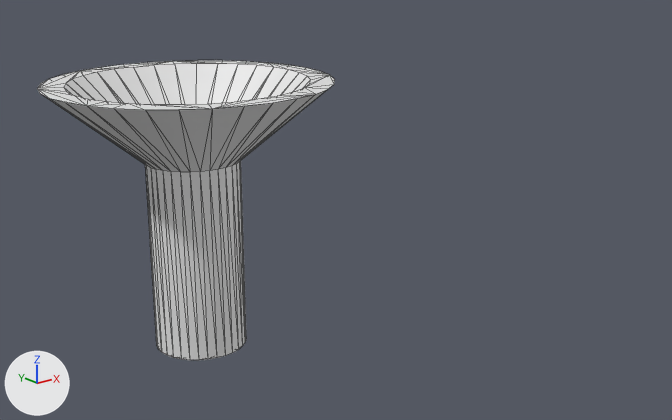
The glTF model exploder/assets/gumball_machine.glb: old version first, new version second.
Rendered twice from a 50 mm camera at (-11.5, -20.2, 8.3) aimed at (10.3, 7.1, -2.6). The axes (+X, +Y, +Z) are drawn at lower left. The lights are the same throughout. Mesh edges are drawn as thin lines. Where no turn or scale is listed for an object, it has been applied to the vertices.

Before the edit, the objects in view are built like this:
```python
me_cone = bpy.data.meshes.new('Cone')
me_cone.from_pydata(...)  # 192 vertices, 384 faces; spans x -3.6..3.6, y -3.6..3.6, z -6.0..1.0
ob_cone = bpy.data.objects.new('Cone', me_cone)
ob_cone.location = (0.0, 0.0, 3.5)
```
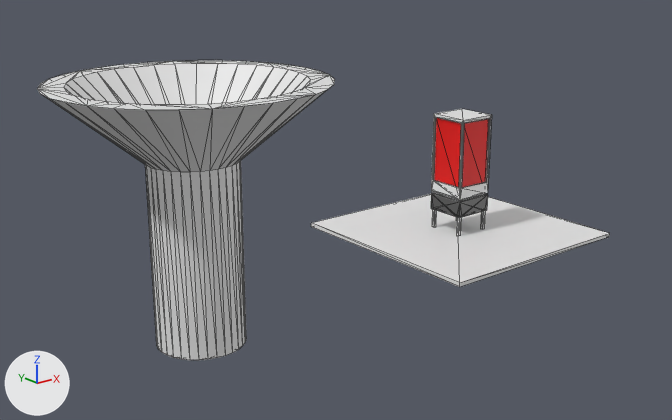
The newer file is also turned or shifted as a whole; pictures and numbers use the older file's frame.

Patch to the scene script:
```diff
--- a/exploder/assets/gumball_machine.glb.py
+++ b/exploder/assets/gumball_machine.glb.py
@@ mat_invisible @@
+mat_invisible = principled_material('invisible')
+mat_invisible.base_color = (0.8, 0.00149, 0.0)  # red #e70500
@@ me_cube_003 @@
+me_cube_003.from_pydata(...)  # a box spanning x -5.36..5.36, y -5.35..5.35, z -0.1..0.1
@@ me_inner_box_mesh @@
+me_inner_box_mesh.from_pydata(...)  # a box spanning x -0.9..0.9, y -0.9..0.9, z -2.17..1.62
+me_inner_box_mesh.materials.append(mat_invisible)  # red #e70500
@@ me_cube_001 @@
+me_cube_001.from_pydata(...)  # 100 vertices, 246 faces; spans x -1.0..1.0, y -1.0..1.0, z -3.9..2.0
@@ ob_cube @@
+ob_cube = bpy.data.objects.new('Cube', me_cube_003)
+ob_cube.location = (21.64, 11.28, -6.86)
@@ ob_inner_box @@
+ob_inner_box = bpy.data.objects.new('inner-box', me_inner_box_mesh)
+ob_inner_box.location = (21.64, 11.28, -2.65)
@@ ob_case @@
+ob_case = bpy.data.objects.new('case', me_cube_001)
+ob_case.location = (21.64, 11.28, -2.86)
```

Changed parts and their boxes [x1, y1, x2, y2] in the pictures (672 x 420 px):
'Cube', added
    after: [311, 194, 610, 287]
'inner-box', added (red)
    after: [434, 118, 488, 187]
'case', added
    after: [431, 109, 492, 236]
